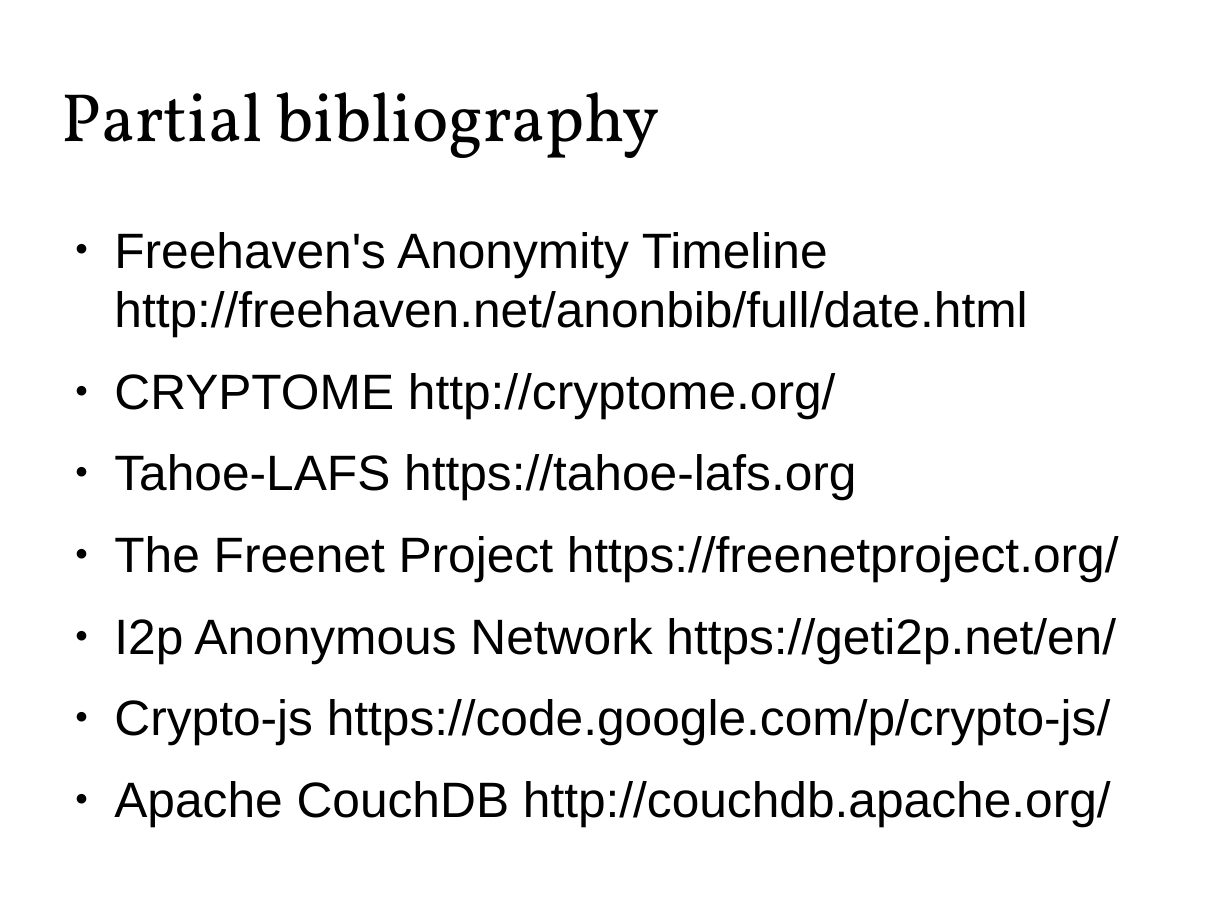
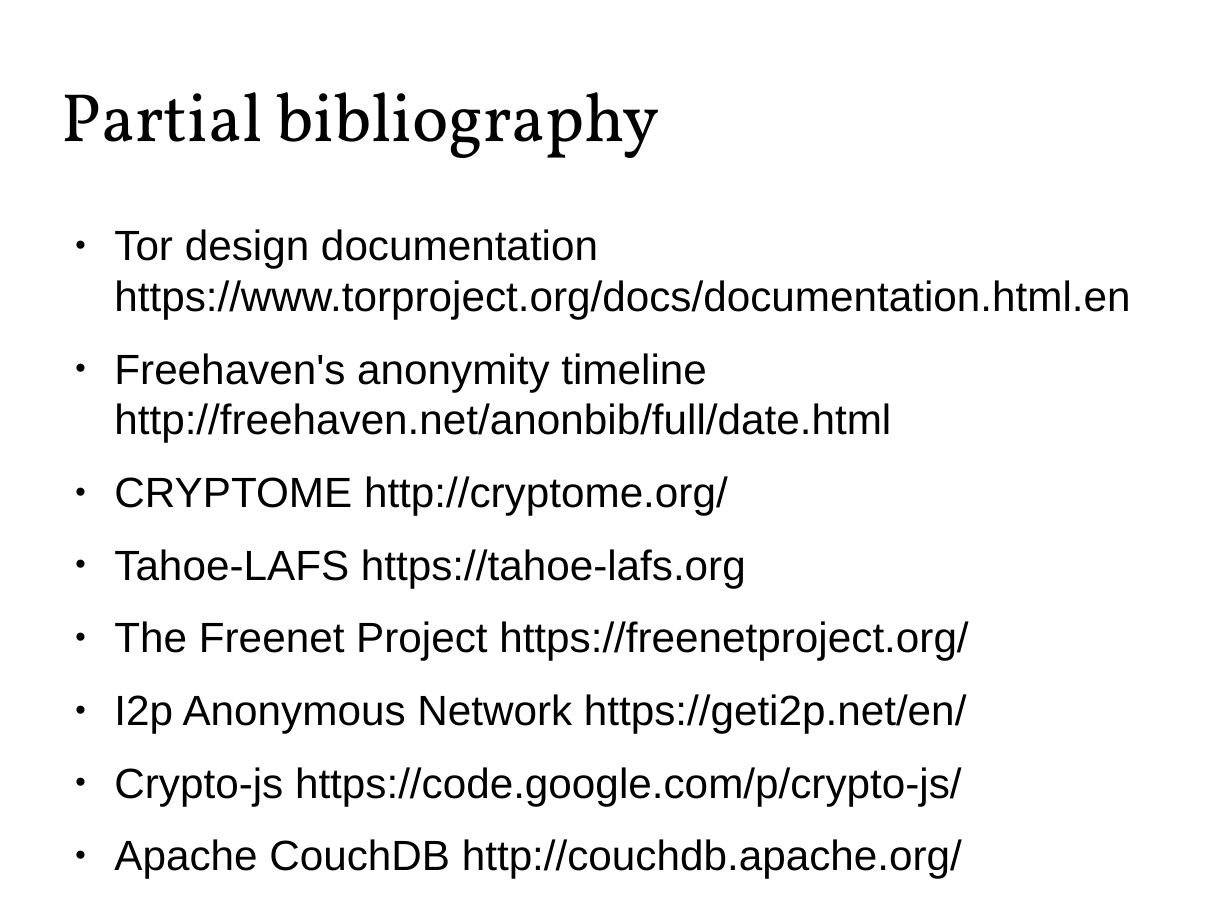
Before and after one commit to Zandrr/phonebook.js, a slide deck: slide 17 of documentation/ecen5013_presentation.odp. Drawn at 1232x924 pixels with LibreOffice and Linux fonts; fonts in the diff are those of the drawing. Boxes give left, top, right and bottom in pixels: in the first picture for what was removed or moved away, otherwise in the second. Text is boxed around its words. In the diff, an @@ line names an element or a change of style, - is before the commit and + after.

```diff
--- a/documentation/ecen5013_presentation.odp
+++ b/documentation/ecen5013_presentation.odp
@@ text at [114,229,1130,443]: text changed; size 32 to 27.2 pt @@
-● Freehaven's Anonymity Timeline
-  http://freehaven.net/anonbib/full/date.html
+● Tor design documentation https://www.torproject.org/docs/documentation.html.en
+● Freehaven's anonymity timeline
+  http://freehaven.net/anonbib/full/date.html
@@ text at [114,476,968,806]: size 32 to 27.2 pt in "CRYPTOME http://cryptome.org/", "Tahoe-LAFS https://tahoe-lafs.org", "The Freenet Project https://freenetproject.org/", "I2p Anonymous Network https://geti2p.net/en/" and 2 more places @@
```
Also in this commit, not shown: 1 other slide changed, 2 other files.
